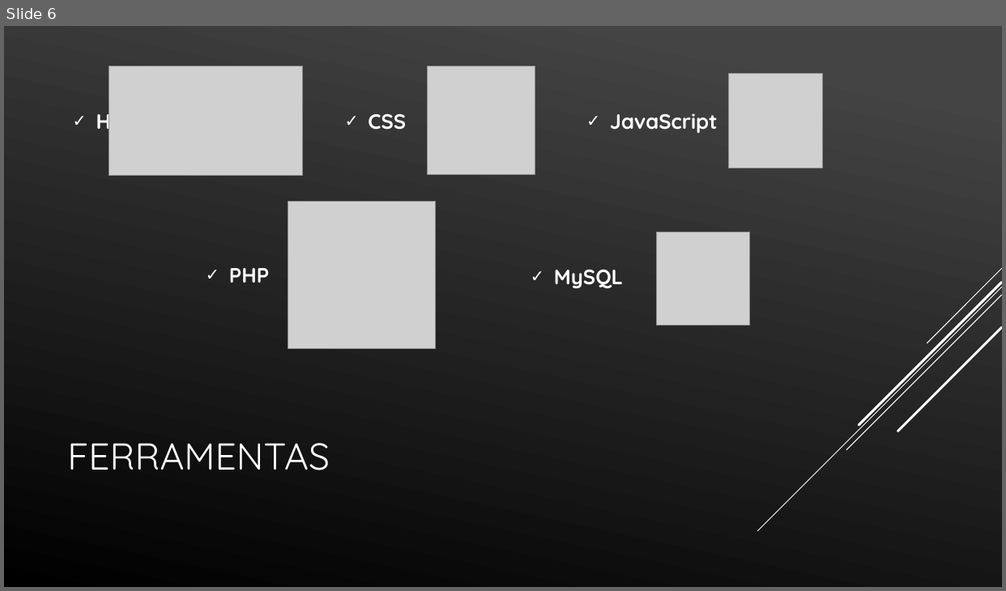
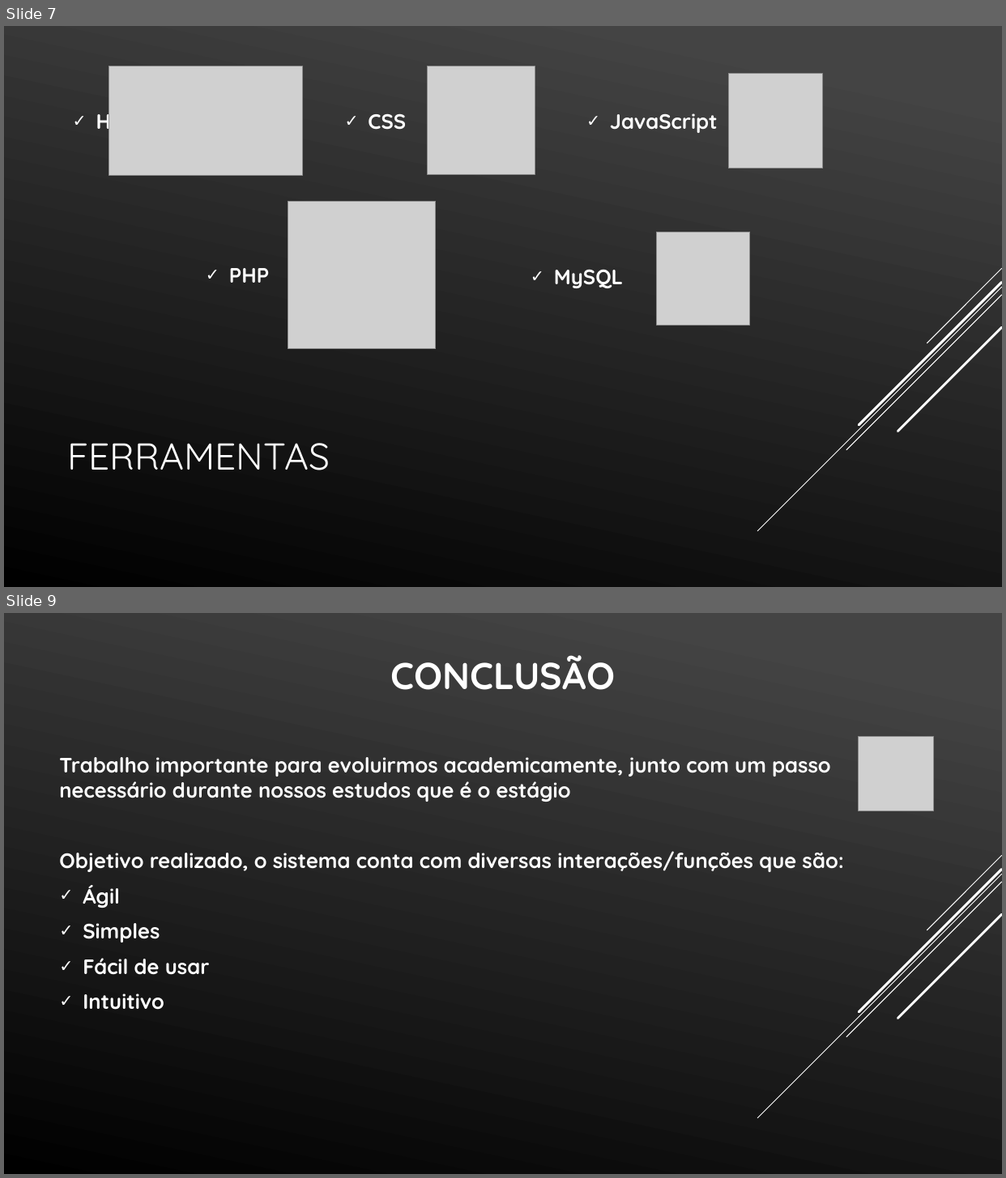
Before and after one commit to Zoldyako/PI2-Fatec, a slide deck: Projeto Interdisciplinar.pptx. Shown one above the other, each under a label of ours: slide 6 before the commit, slides 7 and 9 after it; the slides between them are not shown. The pictures are 1006x591 and 1006x1178 pixels, drawn with LibreOffice and Linux fonts; fonts in the diff are those of the drawing; grey boxes stand for pictures. Boxes give left, top, right and bottom in pixels: in the first picture for what was removed or moved away, otherwise in the second. Text is boxed around its words. In the diff, an @@ line names an element or a change of style, - is before the commit and + after.

```diff
--- a/Projeto Interdisciplinar.pptx
+++ b/Projeto Interdisciplinar.pptx
@@ slide 9 added at box(4, 613, 1002, 1174), background gradient #454545 to #000000; not listed: 5 template elements that a slide beside it also shows @@
@@ title added at box(391, 655, 615, 690), 36 pt, text #FFFFFF, bold @@
+CONCLUSÃO
@@ text added at box(59, 757, 843, 1010), 20 pt, text #FFFFFF, bold @@
+Trabalho importante para evoluirmos academicamente, junto com um passo necessário durante nossos estudos que é o estágio
+Objetivo realizado, o sistema conta com diversas interações/funções que são:
+✓ Ágil
+✓ Simples
+✓ Fácil de usar
+✓ Intuitivo
@@ picture added at box(859, 736, 934, 811) @@
@@ what was slide 6 is now slide 7 @@
```
Also in this commit, not shown: 4 slides changed, 2 other slides added.
